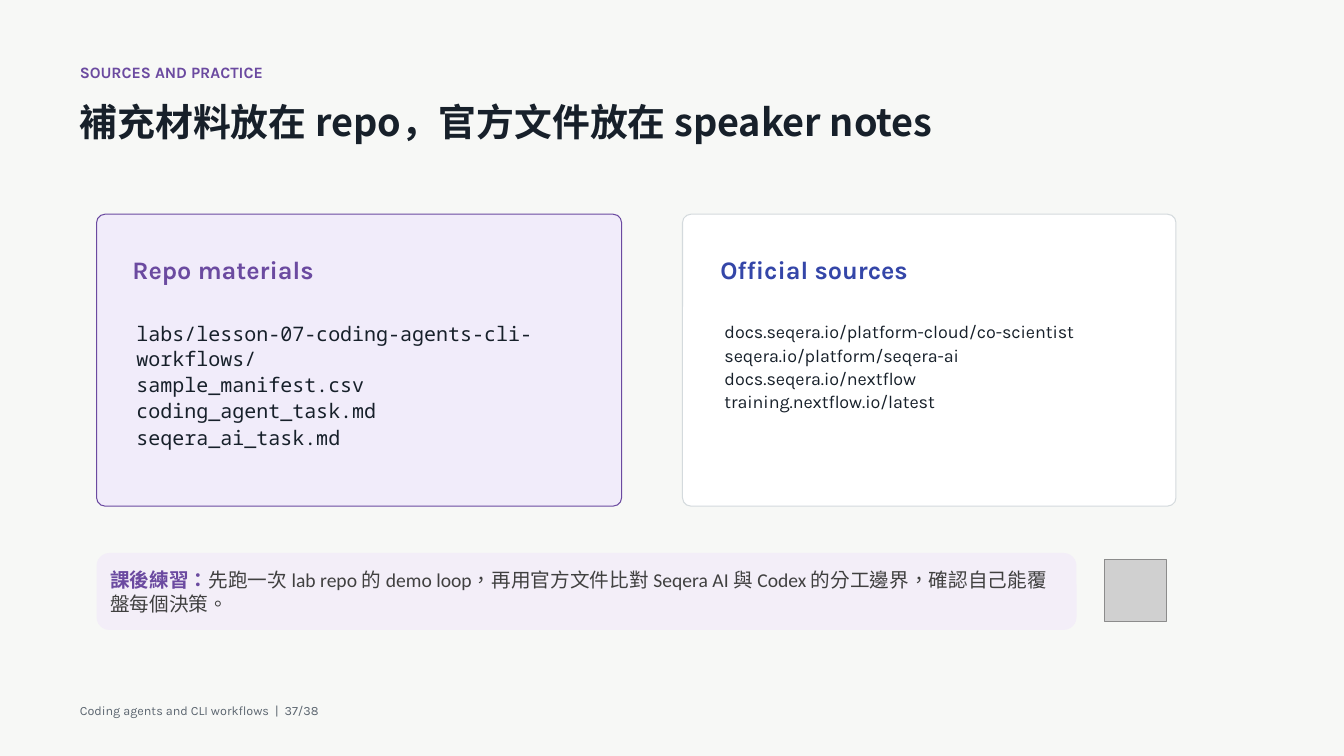
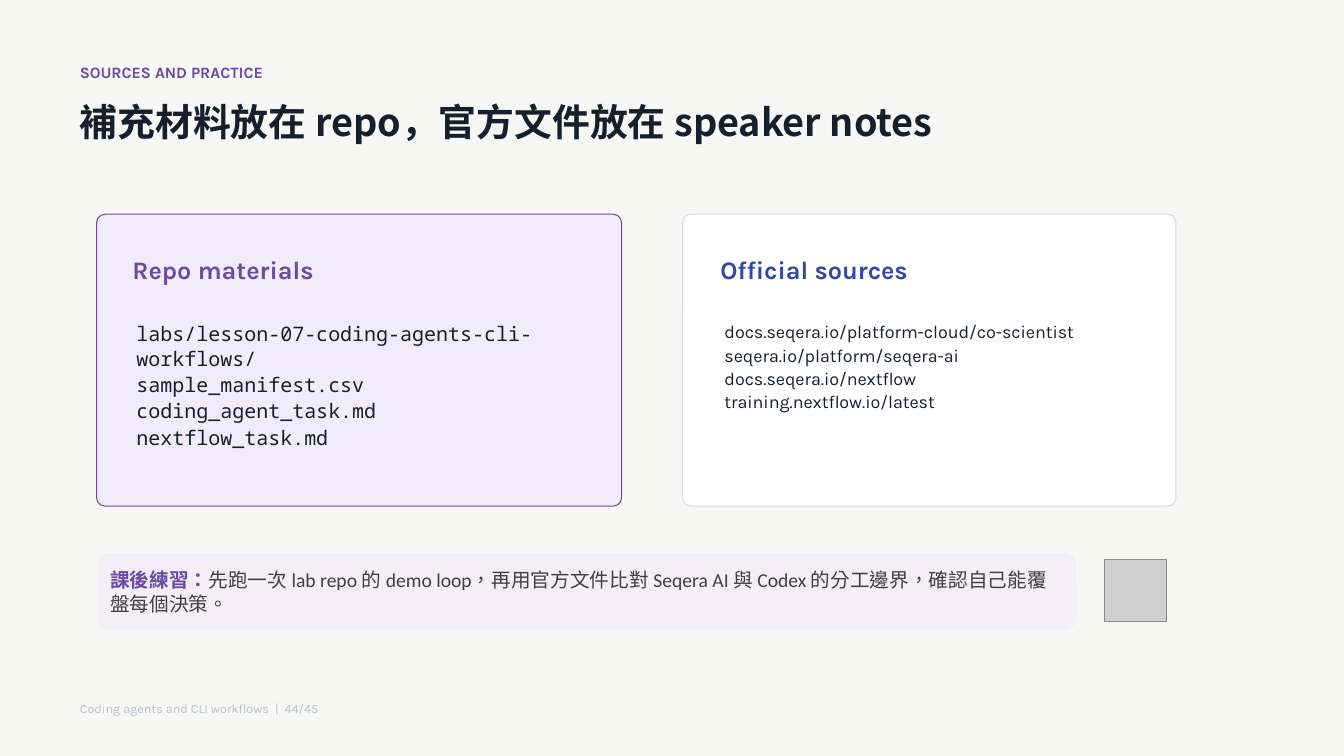
Before and after one commit to godkin1211/LLM_applications_on_BioMedicalData, a slide deck: slide 45 of slides/lesson-07-coding-agents-cli-workflows.pptx (slide 37 before the commit). Drawn at 1344x756 pixels with LibreOffice and Linux fonts; fonts in the diff are those of the drawing; grey boxes stand for pictures. Boxes give left, top, right and bottom in pixels: in the first picture for what was removed or moved away, otherwise in the second. Text is boxed around its words. In the diff, an @@ line names an element or a change of style, - is before the commit and + after.

Commit message:
Update lesson 07 coding agents slides

```diff
--- a/slides/lesson-07-coding-agents-cli-workflows.pptx
+++ b/slides/lesson-07-coding-agents-cli-workflows.pptx
@@ text at [136, 429, 328, 448]: text changed @@
-seqera_ai_task.md
+nextflow_task.md
@@ text at [80, 704, 319, 716]: text changed; text colour #5C6670 to #B7C0C7 @@
-Coding agents and CLI workflows | 37/38
+Coding agents and CLI workflows | 44/45
```
Also in this commit, not shown: 37 other slides changed, 8 slides added.
